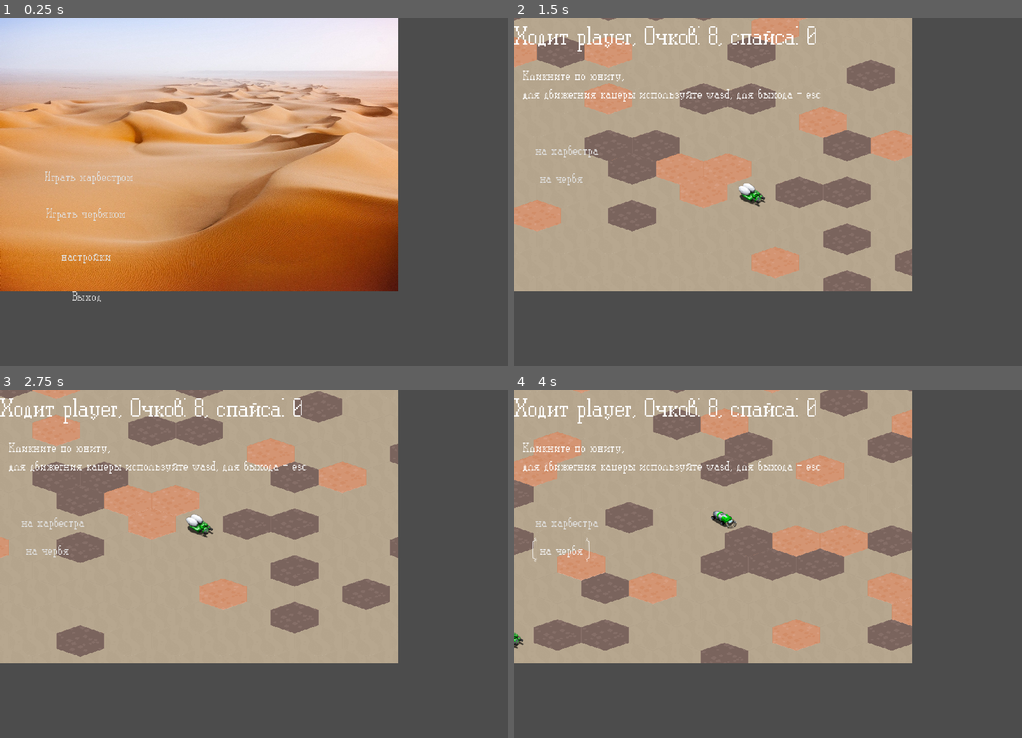
Above: before the commit, frames 1-4 (two rows, left to right).
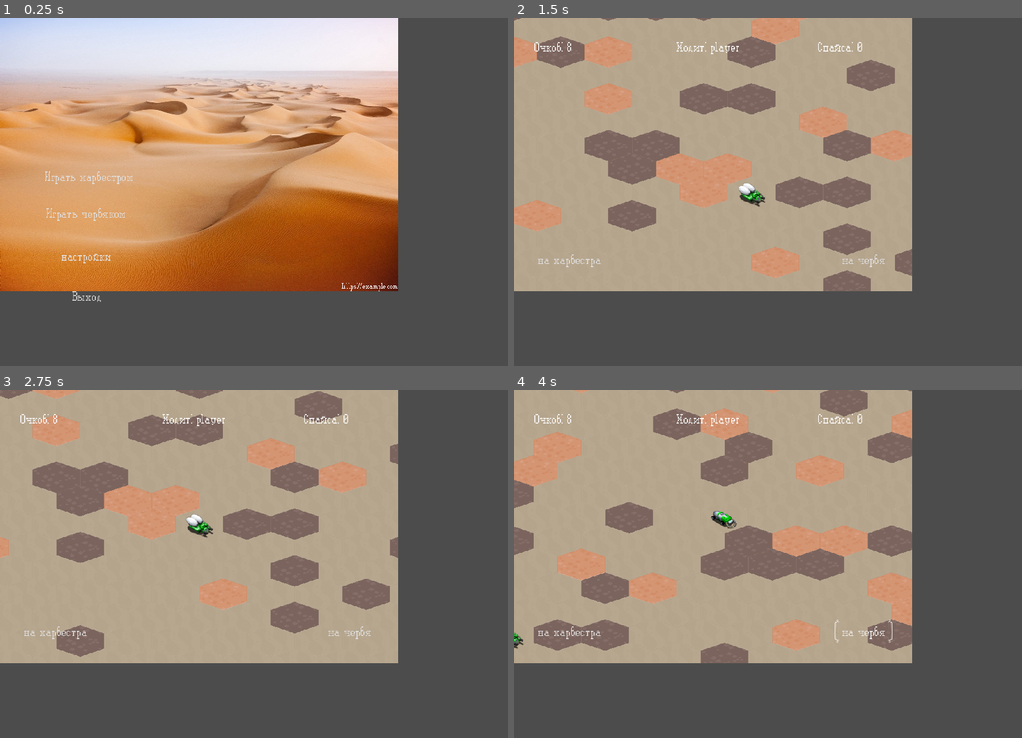
Above: after the commit, the same moments.

Repository: H360ru/araxxes
Game: Godot game, scene res://scenes/game.tscn
The game is run twice, just before and just after one commit, with the same random seed, the same clock (stepped at 60 frames per second) and the same inputs.
Inputs (mouse positions are in pixels of both pictures, inside the frame that each line leads up to):
- Up to frame 1 (0.25 s): no input
- Up to frame 2 (1.5 s): click (879, 153) at 0.5 s, where only the run after the commit has a clickable "Закрыть"; click "Играть харвестром" at 1.25 s
- Up to frame 3 (2.75 s): tap Enter at 2 s; move the mouse to (365, 546) at 2.02 s; hold Right from 2.03 s (still down); tap V at 2.1 s; click (365, 546) at 2.17 s
- Up to frame 4 (4 s): release Right at 2.75 s; click "на харвестра" at 2.75 s; click "на червя" at 3.5 s

The runs differ from the first frame. In frame 1, less than 0.1% of the frame differs, in the area x 67-79%, y 76-79%; in frame 2, 1.7%; in frame 3, 1.7%; in frame 4, 1.8%, in the area x 0-75%, y 2-73%.

Commit message:
Доработка UI
Доработка UI

Diff:
--- a/project.godot
+++ b/project.godot
@@ -73,6 +73,11 @@
 "class": "Menu",
 "language": "GDScript",
 "path": "res://scripts/menu.gd"
+}, {
+"base": "Base",
+"class": "MenuSetting",
+"language": "GDScript",
+"path": "res://scripts/menu_setting.gd"
 }, {
 "base": "Base",
 "class": "Navigator",
@@ -183,6 +188,7 @@
 "ManagerMap": "",
 "MapGame": "",
 "Menu": "",
+"MenuSetting": "",
 "Navigator": "",
 "Player": "",
 "Players": "",
--- a/scenes/game.tscn
+++ b/scenes/game.tscn
@@ -1,16 +1,28 @@
-[gd_scene load_steps=10 format=2]
+[gd_scene load_steps=14 format=2]
 
 [ext_resource path="res://scenes/map.tscn" type="PackedScene" id=1]
 [ext_resource path="res://scripts/root.gd" type="Script" id=2]
 [ext_resource path="res://scenes/menu_unit.tscn" type="PackedScene" id=3]
 [ext_resource path="res://themes/ornate-theme/pixelplay.ttf" type="DynamicFontData" id=4]
 [ext_resource path="res://scenes/menu.tscn" type="PackedScene" id=5]
+[ext_resource path="res://themes/ornate-theme/ornate-theme.tres" type="Theme" id=7]
 
 [sub_resource type="ViewportTexture" id=1]
 viewport_path = NodePath("Viewport")
 
+[sub_resource type="StyleBoxFlat" id=6]
+bg_color = Color( 0.27451, 0.556863, 0.690196, 0.188235 )
+expand_margin_left = 20.0
+expand_margin_right = 20.0
+expand_margin_top = 20.0
+expand_margin_bottom = 20.0
+
 [sub_resource type="DynamicFont" id=2]
 size = 25
+font_data = ExtResource( 4 )
+
+[sub_resource type="DynamicFont" id=5]
+size = 20
 font_data = ExtResource( 4 )
 
 [sub_resource type="DynamicFont" id=4]
@@ -18,6 +30,10 @@
 font_data = ExtResource( 4 )
 
 [sub_resource type="DynamicFont" id=3]
+size = 25
+font_data = ExtResource( 4 )
+
+[sub_resource type="DynamicFont" id=7]
 size = 50
 font_data = ExtResource( 4 )
 
@@ -41,14 +57,27 @@
 
 [node name="ui_unit_menu" parent="." instance=ExtResource( 3 )]
 
-[node name="notic" type="Label" parent="."]
-margin_left = 17.3496
-margin_top = 97.9228
-margin_right = 617.35
-margin_bottom = 168.923
+[node name="label_notic" type="Label" parent="."]
+margin_left = 242.732
+margin_top = 1006.87
+margin_right = 842.732
+margin_bottom = 1077.87
+custom_styles/normal = SubResource( 6 )
 custom_fonts/font = SubResource( 2 )
 text = "Кликните по юниту,
 для движегния камеры используйте wasd, для выхода - esc"
+__meta__ = {
+"_edit_use_anchors_": false
+}
+
+[node name="button_closeNotic" type="Button" parent="label_notic"]
+margin_left = 612.0
+margin_top = 11.0
+margin_right = 691.0
+margin_bottom = 52.0
+theme = ExtResource( 7 )
+custom_fonts/font = SubResource( 5 )
+text = "Закрыть"
 __meta__ = {
 "_edit_use_anchors_": false
 }
@@ -75,7 +104,25 @@
 "_edit_use_anchors_": false
 }
 
+[node name="label_points" type="Label" parent="."]
+margin_right = 182.0
+margin_bottom = 67.0
+custom_fonts/font = SubResource( 3 )
+text = "кто ходит"
+__meta__ = {
+"_edit_use_anchors_": false
+}
+
 [node name="label_howturn" type="Label" parent="."]
+margin_right = 149.0
+margin_bottom = 40.0
+custom_fonts/font = SubResource( 3 )
+text = "кто ходит"
+__meta__ = {
+"_edit_use_anchors_": false
+}
+
+[node name="label_spice" type="Label" parent="."]
 margin_right = 149.0
 margin_bottom = 40.0
 custom_fonts/font = SubResource( 3 )
@@ -90,7 +137,8 @@
 margin_top = 293.0
 margin_right = 735.0
 margin_bottom = 350.0
-custom_colors/font_color = Color( 0, 0, 0, 1 )
+theme = ExtResource( 7 )
+custom_fonts/font = SubResource( 7 )
 text = "окнец игры"
 __meta__ = {
 "_edit_use_anchors_": false
--- a/scenes/menu.tscn
+++ b/scenes/menu.tscn
@@ -1,8 +1,9 @@
-[gd_scene load_steps=5 format=2]
+[gd_scene load_steps=6 format=2]
 
 [ext_resource path="res://textures/bg_menu.jpg" type="Texture" id=1]
 [ext_resource path="res://themes/ornate-theme/pixelplay.ttf" type="DynamicFontData" id=2]
 [ext_resource path="res://themes/ornate-theme/ornate-theme.tres" type="Theme" id=3]
+[ext_resource path="res://scenes/setting.tscn" type="PackedScene" id=4]
 
 [sub_resource type="DynamicFont" id=1]
 size = 25
@@ -71,14 +72,14 @@
 "_edit_use_anchors_": false
 }
 
-[node name="option_speed" type="OptionButton" parent="."]
+[node name="setting" parent="." instance=ExtResource( 4 )]
 visible = false
-margin_left = 677.408
-margin_top = 448.306
-margin_right = 706.408
-margin_bottom = 494.306
+
+[node name="label_site" type="Label" parent="."]
+margin_right = 40.0
+margin_bottom = 14.0
 theme = ExtResource( 3 )
-custom_fonts/font = SubResource( 1 )
+text = "https://example.com"
 __meta__ = {
 "_edit_use_anchors_": false
 }
--- /dev/null
+++ b/scenes/setting.tscn
@@ -0,0 +1,71 @@
+[gd_scene load_steps=7 format=2]
+
+[ext_resource path="res://textures/bg_menu.jpg" type="Texture" id=1]
+[ext_resource path="res://themes/ornate-theme/ornate-theme.tres" type="Theme" id=2]
+[ext_resource path="res://themes/ornate-theme/pixelplay.ttf" type="DynamicFontData" id=3]
+
+[sub_resource type="DynamicFont" id=1]
+size = 30
+font_data = ExtResource( 3 )
+
+[sub_resource type="DynamicFont" id=2]
+size = 30
+font_data = ExtResource( 3 )
+
+[sub_resource type="DynamicFont" id=3]
+size = 25
+font_data = ExtResource( 3 )
+
+[node name="Node2D" type="Node2D"]
+
+[node name="bg" type="TextureRect" parent="."]
+margin_right = 100.0
+margin_bottom = 100.0
+texture = ExtResource( 1 )
+expand = true
+stretch_mode = 7
+__meta__ = {
+"_edit_use_anchors_": false
+}
+
+[node name="box" type="VBoxContainer" parent="."]
+margin_left = 153.547
+margin_top = 135.327
+margin_right = 371.547
+margin_bottom = 233.327
+__meta__ = {
+"_edit_use_anchors_": false
+}
+
+[node name="Label" type="Label" parent="box"]
+margin_right = 218.0
+margin_bottom = 40.0
+theme = ExtResource( 2 )
+custom_fonts/font = SubResource( 1 )
+text = "настройки скорости"
+__meta__ = {
+"_edit_use_anchors_": false
+}
+
+[node name="OptionSpeed" type="OptionButton" parent="box"]
+margin_top = 44.0
+margin_right = 218.0
+margin_bottom = 98.0
+theme = ExtResource( 2 )
+custom_fonts/font = SubResource( 2 )
+__meta__ = {
+"_edit_use_anchors_": false
+}
+
+[node name="button_settingback" type="Button" parent="."]
+margin_left = 904.704
+margin_top = 17.9594
+margin_right = 970.704
+margin_bottom = 65.9594
+theme = ExtResource( 2 )
+custom_fonts/font = SubResource( 3 )
+custom_colors/font_color = Color( 0, 0, 0, 1 )
+text = "назад"
+__meta__ = {
+"_edit_use_anchors_": false
+}
--- a/scripts/game.gd
+++ b/scripts/game.gd
@@ -30,6 +30,7 @@
 
 var menu:Menu;
 
+
 #0 - харвестром, 1 - червяком
 var whoToPlay=0
 
@@ -68,6 +69,8 @@
 
 	menu=Menu.new(self,node.get_node("main_menu"))
 
+
+
 	labelGameOvet=node.get_node("gameover")
 
 	#============
@@ -126,12 +129,12 @@
 
 #Обновить строку игрока
 func refreshPlayerLabel(player):
-	var strset="Ходит "+player.name as String+", Очков: "+player.points as String
-
-
-	strset+=", спайса: "+player.spices as String
-
-	labs.setText("howturn",strset)
+
+	labs.setText("points","Очков: "+player.points as String)
+	labs.setText("howturn","Ходит: "+player.name as String)
+	labs.setText("spice","Спайса: "+player.spices as String)
+
+	checkSizeUpLabels()
 
 
 func onLabelClick(label,name):
@@ -148,7 +151,7 @@
 	if name=="newgame":
 		pass
 	if name=="setting":
-		menu.setMenu()
+		menu.setSetting()
 		pass
 
 
@@ -162,13 +165,21 @@
 		newGame()
 		menu.close()
 
+	if name=="closeNotic":
+		var labelN=labs.getByName("notic")
+		labelN.visible=false
+
 
 	if name=="exit":
 		node.get_tree().set_auto_accept_quit(false)
 		node.get_tree().quit()
 
 
+
 		pass
+
+	if menu!=null:
+		menu.onButtonClick(button,name)
 
 
 	pass
@@ -271,8 +282,71 @@
 
 	if menu!=null:
 		menu.onChangeViewportSize()
-	pass
-
+
+	checkUIGame()
+	pass
+
+
+#Проверить елементы ui игры
+func checkUIGame():
+
+	var size=node.get_viewport().size
+	var offsetScreen=size.x/20
+
+	#=====Кнопки
+
+	var but=butt.getByName("toharv")
+	if but!=null:
+		but.rect_position.x=size.x/20
+		but.rect_position.y=size.y-(but.rect_size.y+(offsetScreen))
+
+	but=butt.getByName("toworm")
+	if but!=null:
+		but.rect_position.x=size.x-(but.rect_size.x+(offsetScreen))
+		but.rect_position.y=size.y-(but.rect_size.y+(offsetScreen))
+
+	#=====метки
+	checkSizeUpLabels()
+
+	pass
+
+
+func checkSizeUpLabels():
+
+	var size=node.get_viewport().size
+	var offsetScreen=size.x/20
+
+	var label=labs.getByName("points")
+	if label!=null:
+		label.rect_position.x=offsetScreen
+		label.rect_position.y=offsetScreen
+
+	label=labs.getByName("howturn")
+	if label!=null:
+		label.rect_position.x=size.x/2-(label.rect_size.x/2)
+		label.rect_position.y=offsetScreen
+
+	label=labs.getByName("spice")
+	if label!=null:
+		label.rect_position.x=size.x-(label.rect_size.x+offsetScreen)
+		label.rect_position.y=offsetScreen
+
+	label=labs.getByName("notic")
+	if label!=null:
+		label.rect_position=size/2-(label.rect_size/2)
+		var but=butt.getByName("closeNotic")
+		if but!=null:
+			but.rect_position.x=label.rect_size.x
+
+func checkNotic():
+
+	var size=node.get_viewport().size
+	var label=labs.getByName("notic")
+	if label!=null:
+		label.rect_position=size/2-(label.rect_size/2)
+
+
+	pass
 
 func run(delta):
 
@@ -324,7 +398,7 @@
 	if e is InputEventKey:
 		if e.pressed && e.scancode==KEY_ESCAPE:
 			if menu.isOpen:
-				if menu.settedmenu:
+				if menu.settingSets:
 					menu.setMenu()
 				else:
 					menu.close()
--- a/scripts/labels.gd
+++ b/scripts/labels.gd
@@ -5,6 +5,14 @@
 
 var labels:Array=[]
 
+
+#Вернуть по имени
+func getByName(name):
+	for b in labels:
+		if b!=null:
+			if b.name.find("label_"+name)==0:
+				return b
+	pass
 
 #Установит текст в метку по имени
 func setText(name,text):
--- a/scripts/menu.gd
+++ b/scripts/menu.gd
@@ -2,19 +2,32 @@
 extends Base
 
 var node
-var option_speed;
 var texrect
 
-#Включено ли меню
-var settedmenu=false
+#Установлены ли настройки
+var settingSets=false
 
 var isOpen=true
 
+var menuSetting:MenuSetting
+
 func onChangeViewportSize():
 
-	texrect.rect_size=node.get_viewport().size
+	checkSize()
+	if menuSetting!=null:
+		menuSetting.onChangeViewportSize()
 
 
+	pass
+
+
+func checkSize():
+	var size=node.get_viewport().size
+	texrect.rect_size=size
+
+	var labSite=game.labs.getByName("site")
+	if labSite!=null:
+		labSite.rect_position=size-labSite.rect_size
 	pass
 
 func open():
@@ -27,7 +40,10 @@
 	isOpen=false
 	pass
 
-func setOption():
+#Установить настройки
+func setSetting():
+
+
 
 	var but=game.butt.getByName("new_game")
 	if but!=null:
@@ -39,15 +55,17 @@
 	if but!=null:
 		but.visible=false
 
-	if option_speed!=null:
-		option_speed.visible=true
 
+	menuSetting.open()
 
-	settedmenu=true
+	settingSets=true
 
 	pass
 
 
+func onButtonClick(button,name):
+	if menuSetting!=null:
+		menuSetting.onButtonClick(button,name)
 
 func setMenu():
 
@@ -62,16 +80,17 @@
 	if but!=null:
 		but.visible=true
 
-	if option_speed!=null:
-		option_speed.visible=true
 
+	menuSetting.close()
 
-	settedmenu=false
+	settingSets=false
 
 	pass
 
 
 func run(delta):
+	if menuSetting!=null:
+		menuSetting.run(delta)
 	pass
 
 
@@ -83,24 +102,14 @@
 	pass
 
 
-func onItemSelectedSpeed(index):
-	game.setting.speed=1+index
-	pass
 
 func _init(game,node).(game):
 
 
 	self.node=node
-	option_speed=node.get_node("option_speed")
-
-	option_speed.connect("item_selected",self,"onItemSelectedSpeed")
-
-	option_speed.add_item("speed x1")
-	option_speed.add_item("speed x2")
-	option_speed.add_item("speed x3")
-	option_speed.add_item("speed x4")
-	option_speed.add_item("speed x5")
-	option_speed.add_item("speed x6")
 
 	texrect=node.get_node("TextureRect")
+
+	menuSetting=MenuSetting.new(game,self,node.get_node("setting"))
+
 	pass
--- /dev/null
+++ b/scripts/menu_setting.gd
@@ -0,0 +1,92 @@
+class_name MenuSetting
+extends Base
+
+#Нод сцены меню
+var node
+#выбор скорости
+var option_speed:OptionButton
+#Фон
+var bg
+var alpha=0
+#настройки
+var box
+#Кнопка назад
+var button_settingback
+#Главное меню
+var menu;
+
+
+
+func onButtonClick(button,name):
+	if isOpen():
+		if button==button_settingback:
+			menu.setMenu()
+
+			pass
+		pass
+	pass
+
+func onChangeViewportSize():
+	checkSize()
+
+func checkSize():
+	var size=node.get_viewport().size
+	bg.rect_size=size
+
+	box.rect_position=size/2-(box.rect_size/2)
+
+	button_settingback.rect_position.x=size.x-(button_settingback.rect_size.x*1.2)
+	button_settingback.rect_position.y=button_settingback.rect_size.y*0.2
+
+#Открыто ли меню
+func isOpen():
+	return node.visible
+
+func open():
+	node.visible=true
+	#node.modulate.a=alpha
+
+	option_speed.select(game.setting.speed-1)
+
+	pass
+
+func close():
+	node.visible=false
+	pass
+
+
+func run(delta):
+	var targ=0
+	if node.visible:
+		targ=1
+
+	#node.modulate.a=(1-alpha)/20
+	#alpha=node.modulate.a
+
+
+func onItemSelectedSpeed(index):
+	game.setting.speed=1+index
+	pass
+
+func _init(game,menu,node).(game):
+	self.node=node
+	self.menu=menu
+
+	option_speed=node.find_node("OptionSpeed")
+
+	option_speed.add_item("speed x1")
+	option_speed.add_item("speed x2")
+	option_speed.add_item("speed x3")
+	option_speed.add_item("speed x4")
+	option_speed.add_item("speed x5")
+	option_speed.add_item("speed x6")
+
+	option_speed.connect("item_selected",self,"onItemSelectedSpeed")
+
+	bg=node.find_node("bg")
+	box=node.find_node("box")
+	button_settingback=node.find_node("button_settingback")
+
+	checkSize()
+
+	pass
--- a/scripts/setting.gd
+++ b/scripts/setting.gd
@@ -1,5 +1,6 @@
 class_name Setting
 extends Base
+
 
 
 var key_left=KEY_A;
